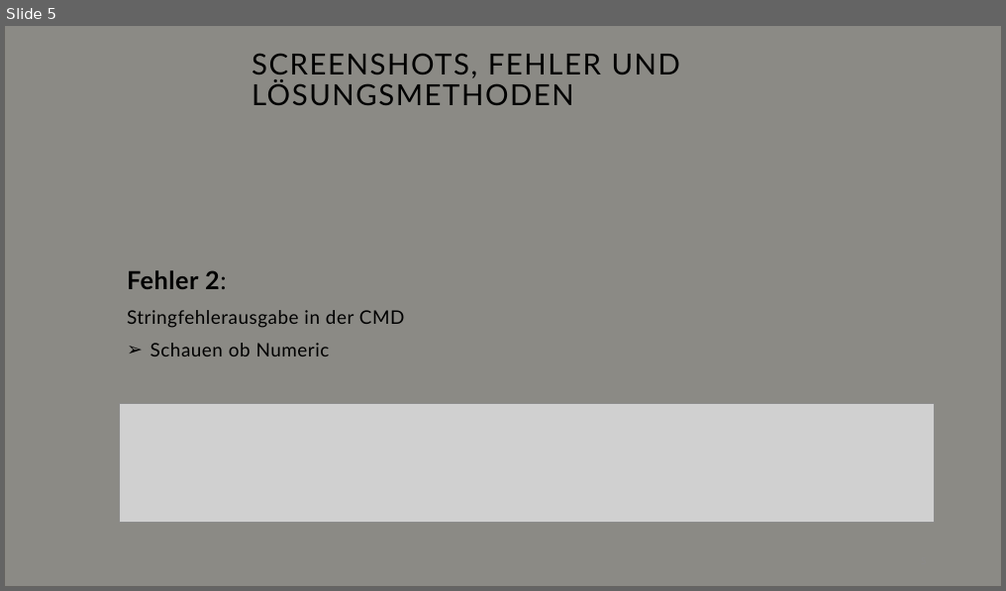
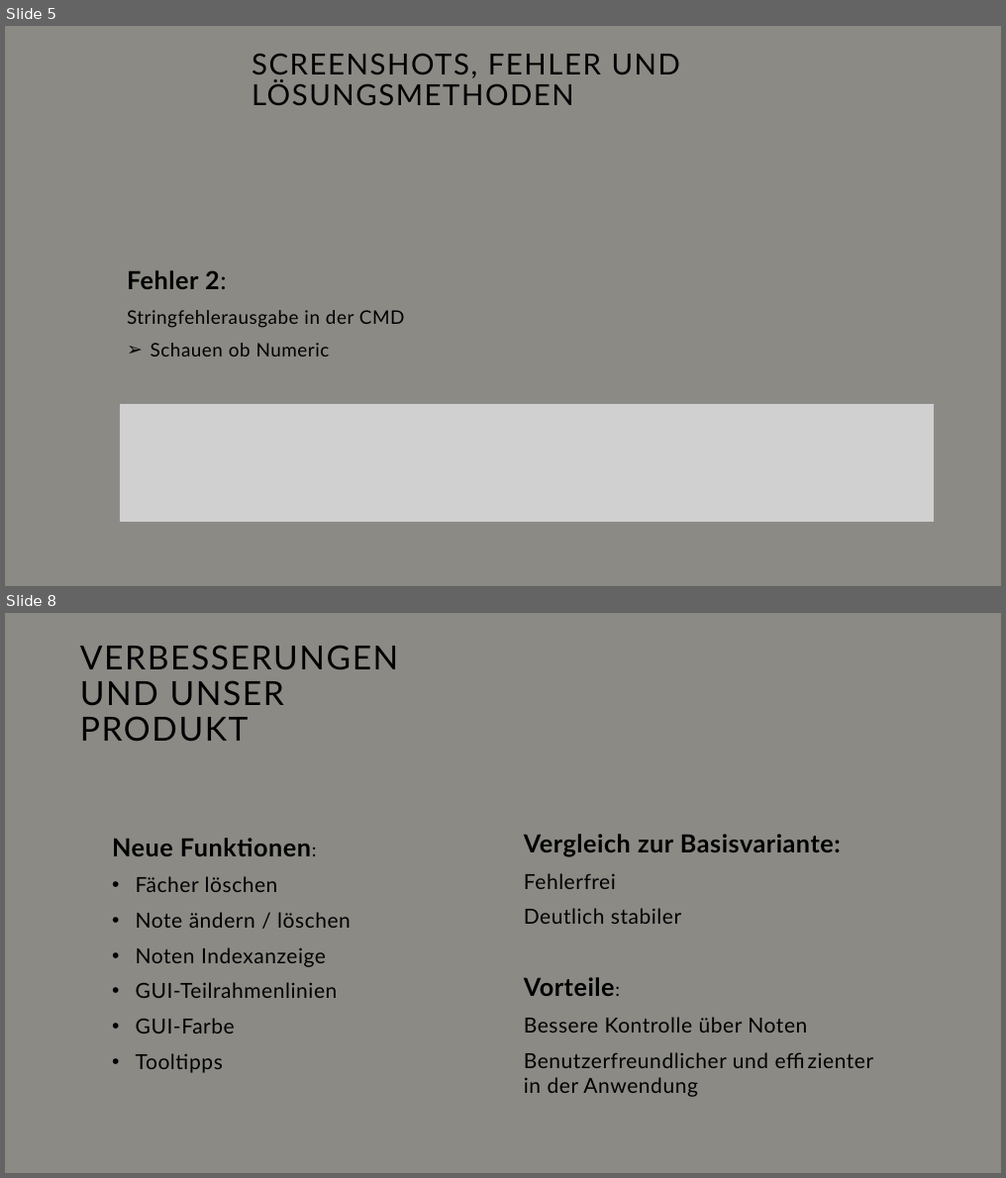
Before and after one commit to SecurityR4t/NotenVerwaltung, a slide deck: ProjektNotenverwaltung.pptx. Shown one above the other, each under a label of ours: slide 5 before the commit, slides 5 and 8 after it; the slides between them are not shown. The pictures are 1006x591 and 1006x1178 pixels, drawn with LibreOffice and Linux fonts; fonts in the diff are those of the drawing; grey boxes stand for pictures; background and template pictures are left out. Boxes give left, top, right and bottom in pixels: in the first picture for what was removed or moved away, otherwise in the second. Text is boxed around its words. In the diff, an @@ line names an element or a change of style, - is before the commit and + after.

```diff
--- a/ProjektNotenverwaltung.pptx
+++ b/ProjektNotenverwaltung.pptx
@@ slide 8 added at [4,613,1002,1174], background #E9E6DF @@
@@ rectangle added at [4,613,1002,1174], fill #000000 at 40% opacity, outline #666562 1 pt @@
@@ title added at [80,645,399,741], 32 pt, text #000000 @@
+VERBESSERUNGEN UND UNSER PRODUKT
@@ text added at [112,838,350,1073], 20 pt, text #000000 @@
+Neue Funktionen:
+• Fächer löschen
+• Note ändern / löschen
+• Noten Indexanzeige
+• GUI-Teilrahmenlinien
+• GUI-Farbe
+• Tooltipps
@@ text added at [524,834,841,1097], 20 pt, text #000000 @@
+Vergleich zur Basisvariante:
+Fehlerfrei
+Deutlich stabiler
+Vorteile:
+Bessere Kontrolle über Noten
+Benutzerfreundlicher und effizienter in der Anwendung
@@ page number added at [709,1134,934,1163], 9 pt, text #8C8C8C @@
+8
```
Also in this commit, not shown: 1 slide changed, 2 other slides added, 5 slides removed.
